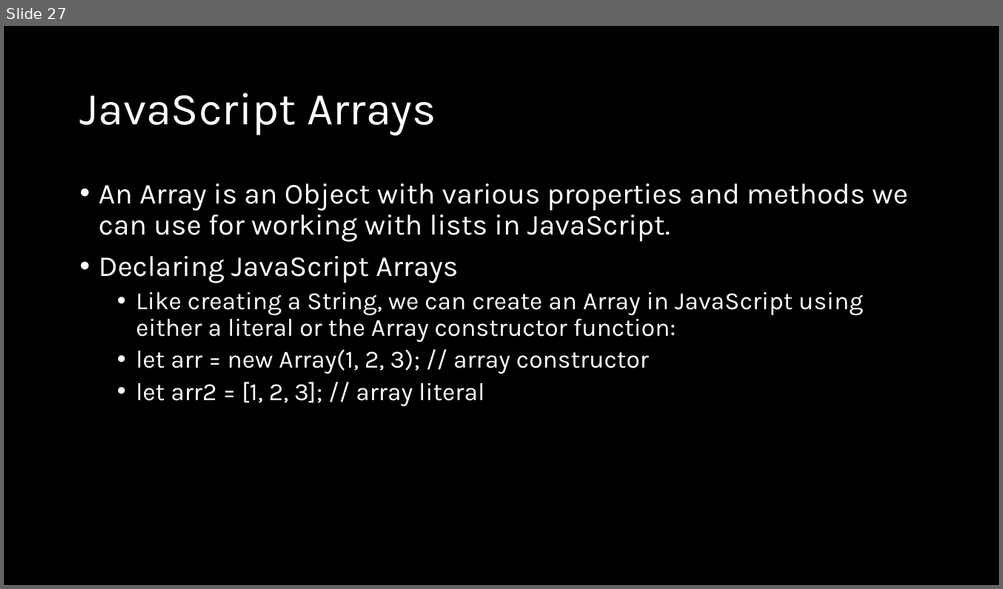
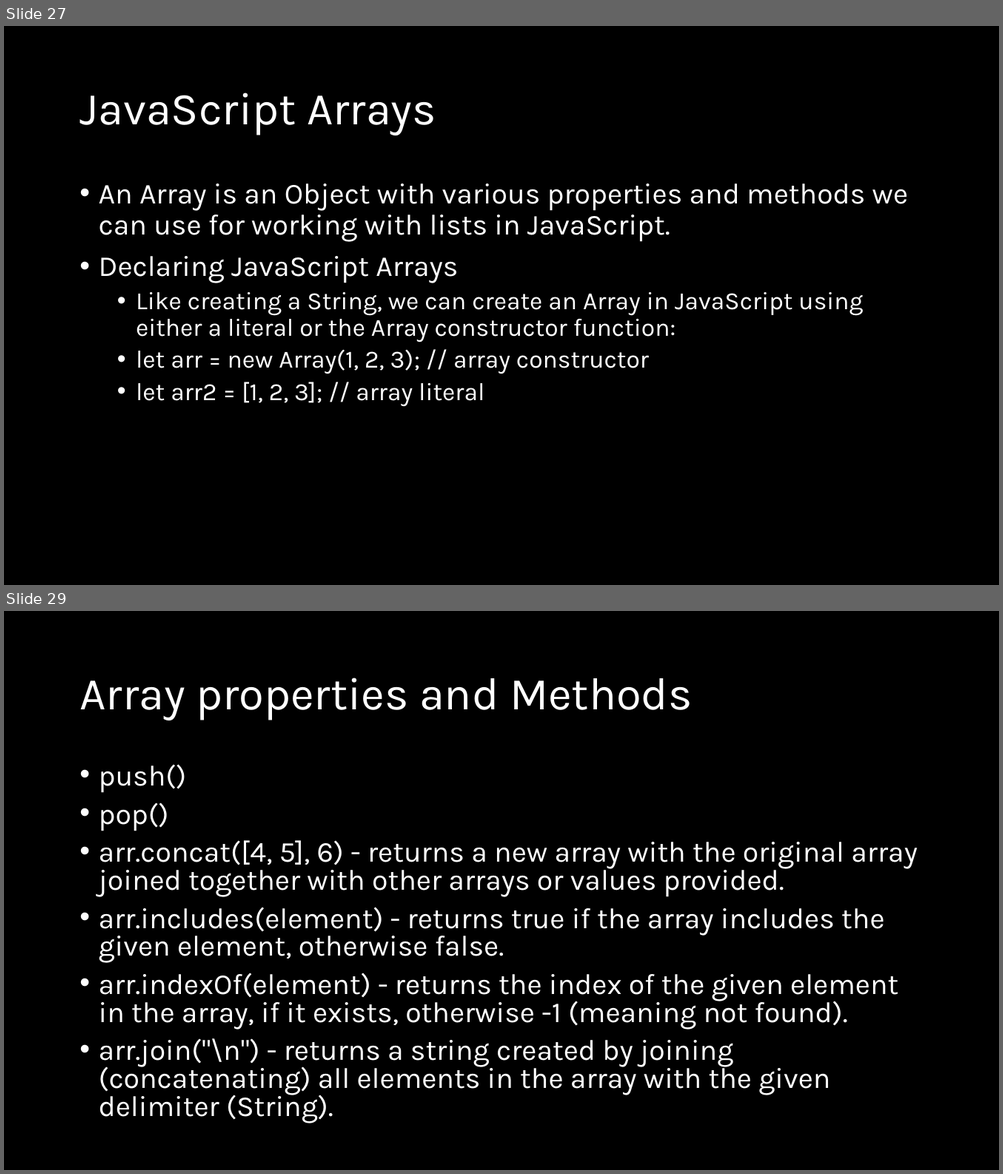
Before and after one commit to natiquekeyin/fall2024, a slide deck: JavaScript/Week3/Week3.pptx. Shown one above the other, each under a label of ours: slide 27 before the commit, slides 27 and 29 after it; the slides between them are not shown. The pictures are 1003x589 and 1003x1174 pixels, drawn with LibreOffice and Linux fonts; fonts in the diff are those of the drawing. Boxes give left, top, right and bottom in pixels: in the first picture for what was removed or moved away, otherwise in the second. Text is boxed around its words. In the diff, an @@ line names an element or a change of style, - is before the commit and + after.

```diff
--- a/JavaScript/Week3/Week3.pptx
+++ b/JavaScript/Week3/Week3.pptx
@@ slide 29 added at box(4, 611, 999, 1170), background #000000 @@
@@ title added at box(79, 678, 691, 721), 44 pt, text #FFFFFF @@
+Array properties and Methods
@@ text added at box(99, 764, 917, 1124), 28 pt, text #FFFFFF @@
+• push()
+• pop()
+• arr.concat([4, 5], 6) - returns a new array with the original array joined together with other arrays or values provided.
+• arr.includes(element) - returns true if the array includes the given element, otherwise false.
+• arr.indexOf(element) - returns the index of the given element in the array, if it exists, otherwise -1 (meaning not found).
+• arr.join("\n") - returns a string created by joining (concatenating) all elements in the array with the given delimiter (String).
```
Also in this commit, not shown: 1 slide changed, 6 other slides added, 1 other file.
